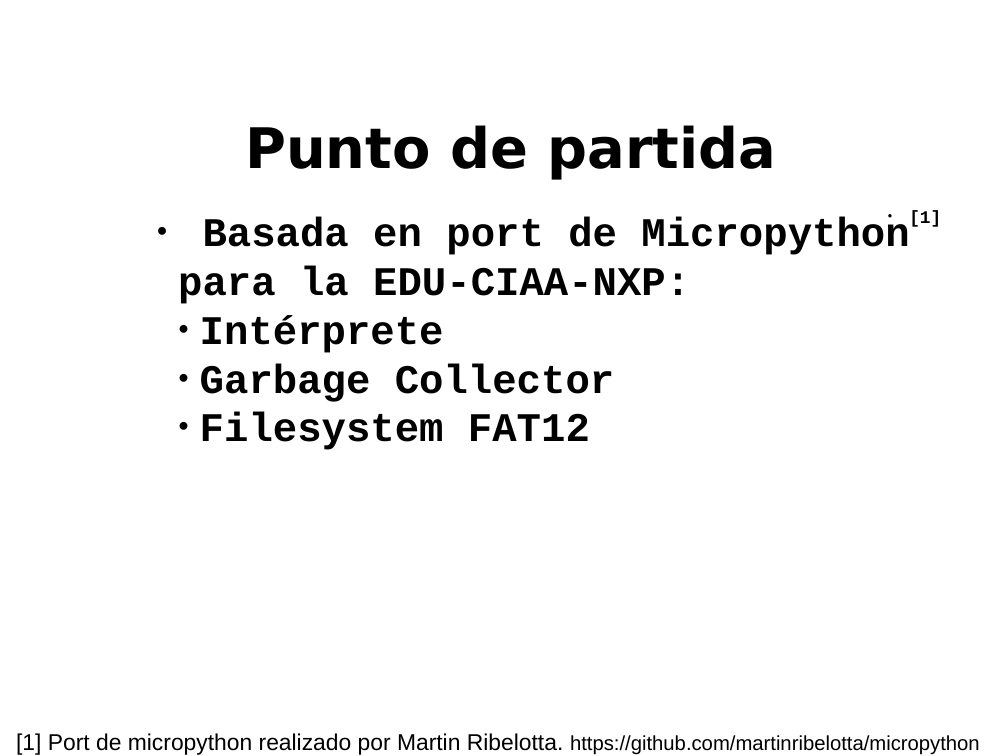
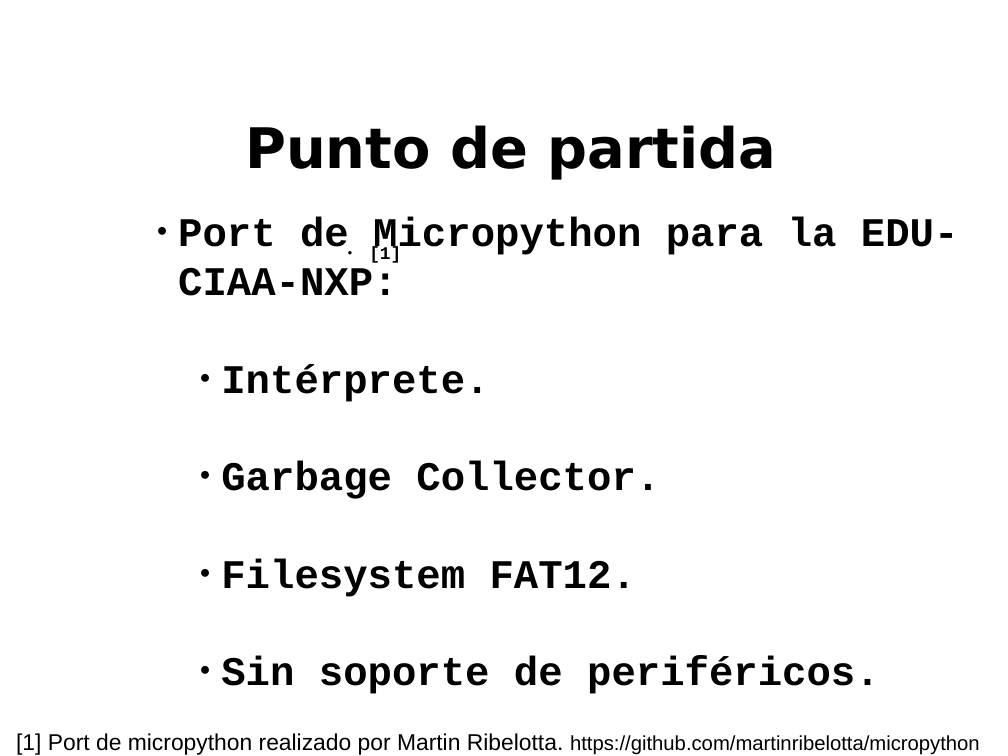
Before and after one commit to ernesto-g/tpfinalcese, a slide deck: slide 14 of presentacion/presentacion_v1.odp (slide 13 before the commit). Drawn at 1008x756 pixels with LibreOffice and Linux fonts; fonts in the diff are those of the drawing; background and template pictures are left out. Boxes give left, top, right and bottom in pixels: in the first picture for what was removed or moved away, otherwise in the second. Text is boxed around its words. In the diff, an @@ line names an element or a change of style, - is before the commit and + after.

Commit message:
presentacion. mas ppts

```diff
--- a/presentacion/presentacion_v1.odp
+++ b/presentacion/presentacion_v1.odp
@@ text at (178,217,959,694): text changed @@
-● Basada en port de Micropython para la EDU-CIAA-NXP:
-  ● Intérprete
-  ● Garbage Collector
-  ● Filesystem FAT12
+● Port de Micropython para la EDU-CIAA-NXP:
+    ● Intérprete.
+    ● Garbage Collector.
+    ● Filesystem FAT12.
+    ● Sin soporte de periféricos.
@@ text "[1]": place and size @@
-text "[1]" at (909,210,941,227)
+text "[1]" at (369,247,401,263)
```
Also in this commit, not shown: 5 other slides changed, 7 slides added, 4 slides removed.
